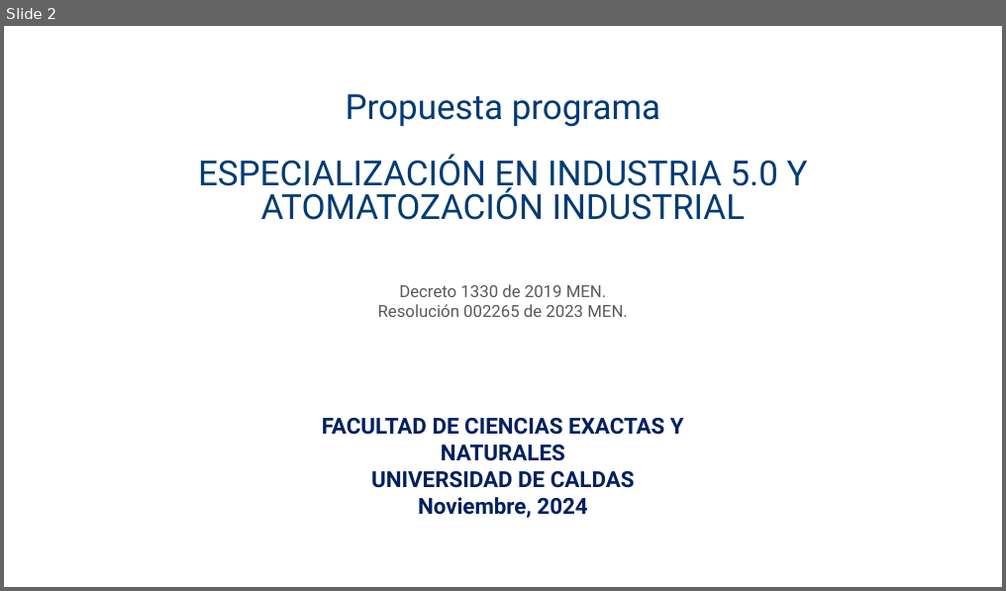
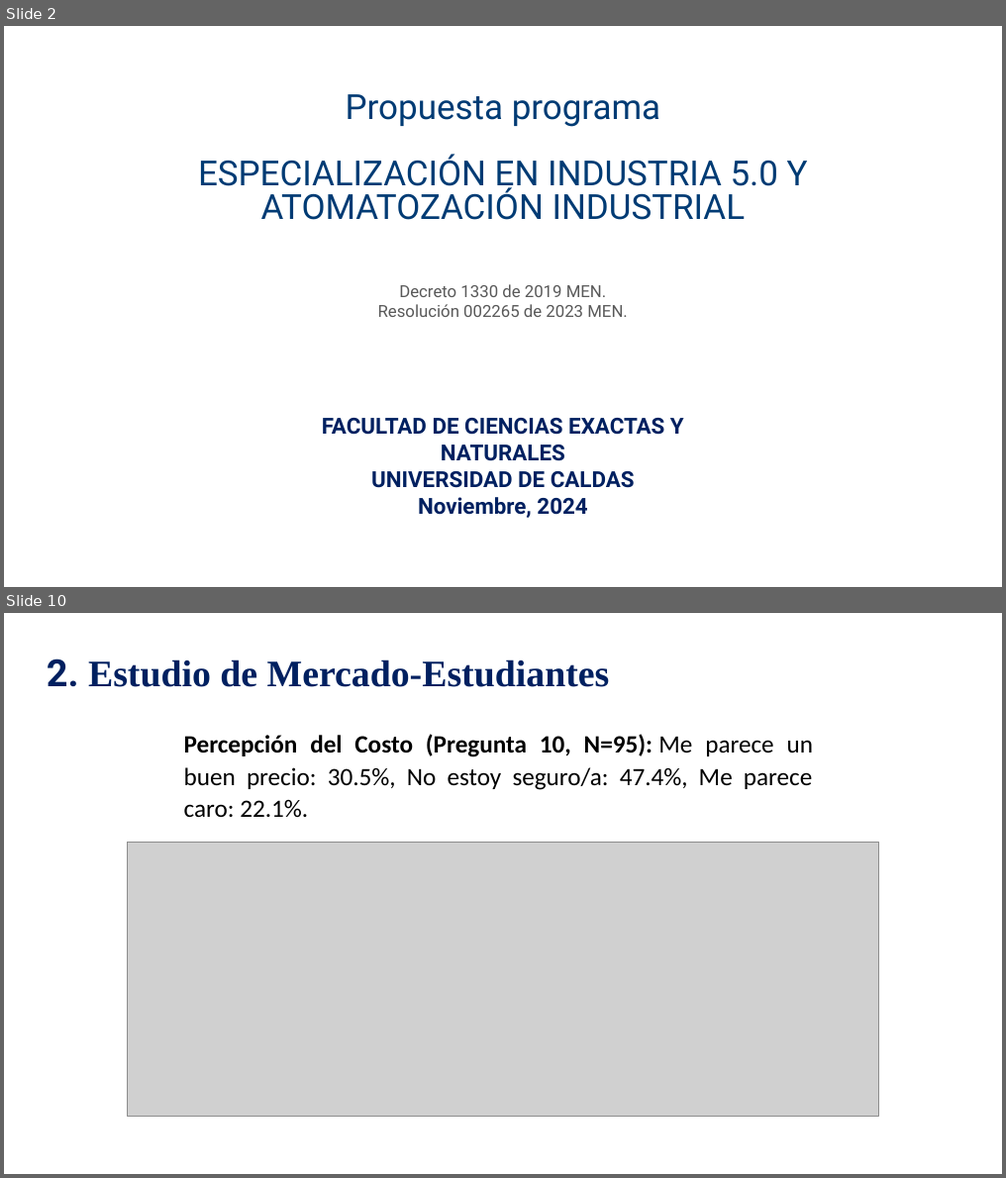
Before and after one commit to DanielVickG87/ESPECIALIZACION_EN_INDUSTRIA_5.0_Y_AUTOMATIZACION_INDUSTRIAL, a slide deck: Presentación decanatura PROGRAMA ESPECIALIZACIÓN EN INDUSTRIA 5.0.pptx. Shown one above the other, each under a label of ours: slide 2 before the commit, slides 2 and 10 after it; the slides between them are not shown. The pictures are 1006x591 and 1006x1178 pixels, drawn with LibreOffice and Linux fonts; fonts in the diff are those of the drawing; grey boxes stand for pictures; background and template pictures are left out. Boxes give left, top, right and bottom in pixels: in the first picture for what was removed or moved away, otherwise in the second. Text is boxed around its words. In the diff, an @@ line names an element or a change of style, - is before the commit and + after.

```diff
--- a/Presentación decanatura PROGRAMA ESPECIALIZACIÓN EN INDUSTRIA 5.0.pptx
+++ b/Presentación decanatura PROGRAMA ESPECIALIZACIÓN EN INDUSTRIA 5.0.pptx
@@ slide 10 added at (x1=4, y1=613, x2=1002, y2=1174), background picture (left out) @@
@@ text added at (x1=47, y1=659, x2=610, y2=687), 27 pt, text #002060, bold @@
+2. Estudio de Mercado-Estudiantes
@@ text added at (x1=184, y1=734, x2=813, y2=818), 18 pt, text #000000 @@
+  Percepción del Costo (Pregunta 10, N=95): Me parece un buen precio: 30.5%, No estoy seguro/a: 47.4%, Me parece caro: 22.1%.
@@ picture added at (x1=127, y1=842, x2=878, y2=1116) @@
```
Also in this commit, not shown: 7 slides changed, 14 other slides added, 2 slides removed, 10 other files.
